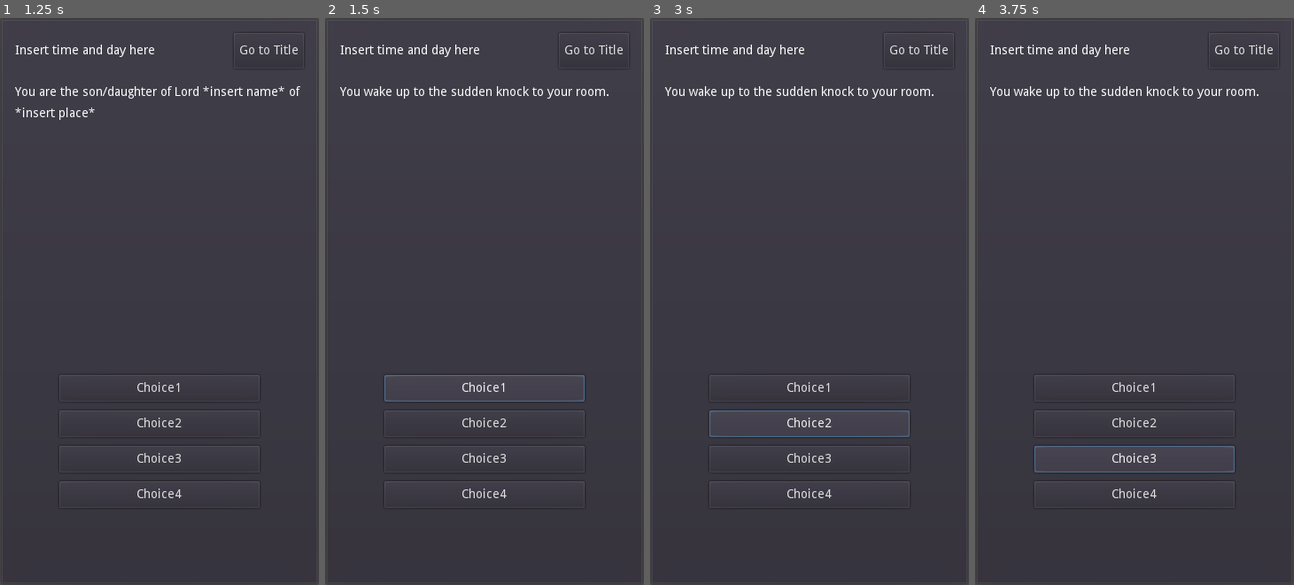
Above: before the commit, frames 1-4 (left to right).
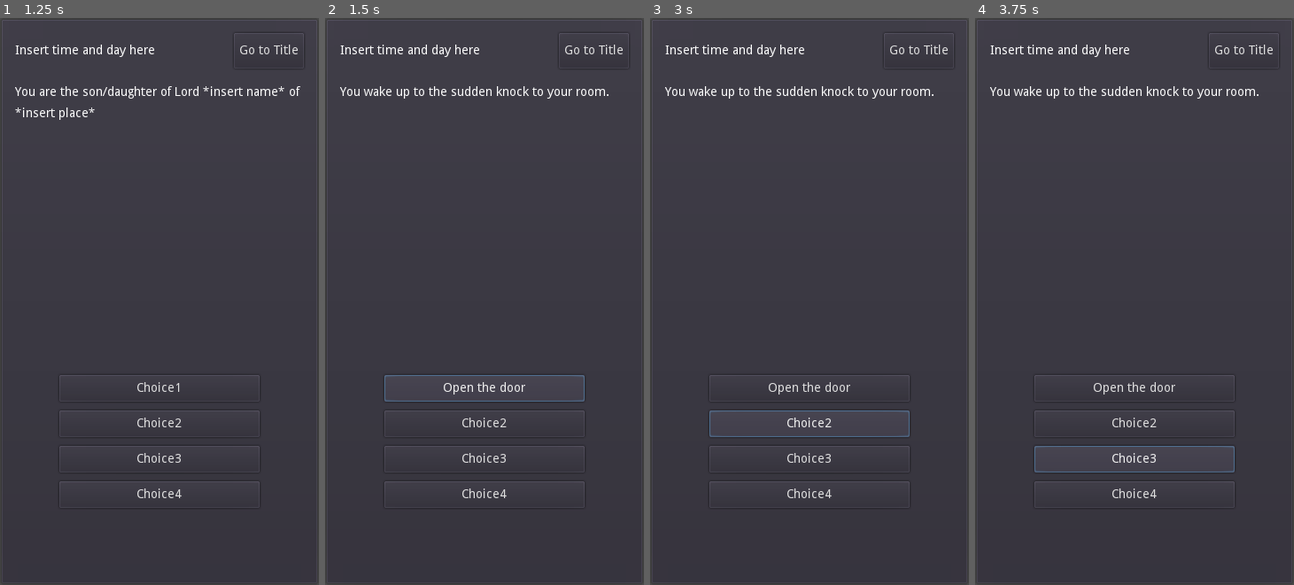
Above: after the commit, the same moments.

Repository: philipuriarte/A-Churchyard-of-Orphans
Game: Godot game, scene res://scenes/main.tscn
The game is run twice, just before and just after one commit, with the same random seed, the same clock (stepped at 60 frames per second) and the same inputs.
Inputs:
- Up to frame 1 (1.25 s): click "Start" at 0.5 s
- Up to frame 2 (1.5 s): click "Choice1" at 1.25 s
- Up to frame 3 (3 s): click "Choice1" (after the commit: "Open the door") at 2 s; click "Choice2" at 2.75 s
- Up to frame 4 (3.75 s): click "Choice3" at 3.5 s

Frame 1 is identical in both runs. In frame 2, 0.2% of the frame differs, in the area x 37-63%, y 64-67%; in frame 3, 0.2%; in frame 4, 0.2%.
Error before the commit: Invalid get index '2' (on base: 'Dictionary'). (res://logic/game_screen_logic/content.gd:59)
Error after the commit: Invalid get index '2' (on base: 'Dictionary'). (res://logic/game_screen_logic/content.gd:79)

Commit message:
Add code to set_choice_btn_text and call it in set_content func

Diff:
--- a/logic/game_screen_logic/content.gd
+++ b/logic/game_screen_logic/content.gd
@@ -38,13 +38,33 @@
 	narr_text.text = new_text
 
 
-func set_choice_btn_text():
-	choice_1.text = "Continue"
+func set_choice_btn_text(key: String):
+	for choice in content_dict[key]["choices"]:
+		match choice:
+			1:
+				choice_1.text = content_dict[key]["choices"][choice]
+				choice_1.visible = true
+				continue
+			2:
+				choice_2.text = content_dict[key]["choices"][choice]
+				choice_2.visible = true
+				continue
+			3:
+				choice_3.text = content_dict[key]["choices"][choice]
+				choice_3.visible = true
+				continue
+			4:
+				choice_4.text = content_dict[key]["choices"][choice]
+				choice_4.visible = true
+				continue
+			_:
+				break
 
 
 # Sets visibility and text of choice buttons, sets text of NarrativeText
 func set_content(key: String, index: int) -> void:
 	set_narr_text(content_dict[key]["narr_text"])
+	set_choice_btn_text(key)
 
 
 # Functions for checking if any of the Choice buttons were released
